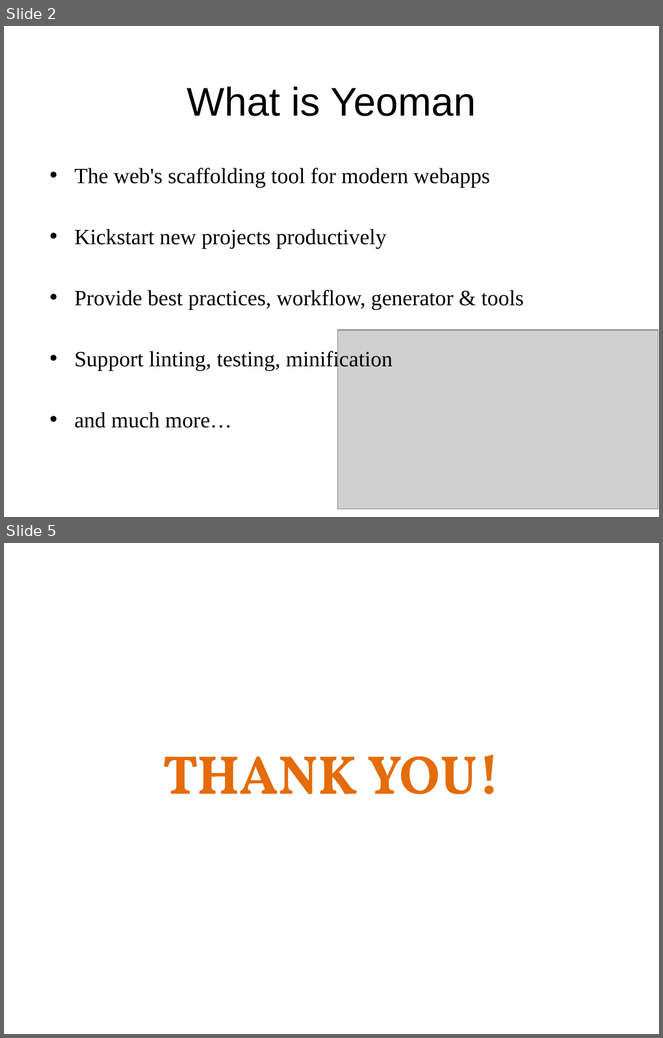
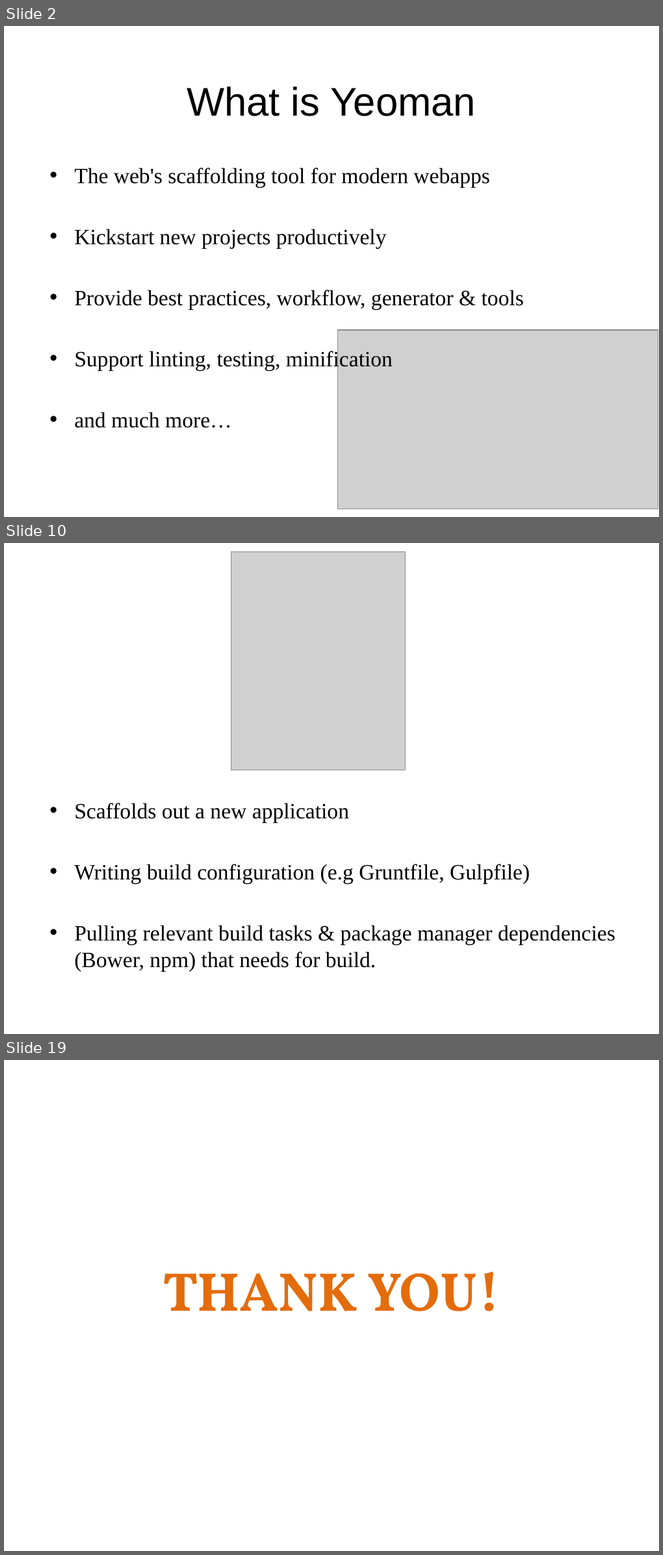
Before and after one commit to sonvq-qsoftvn/angularjs-training, a slide deck: QS_Training_AngularJS_Yeoman, Grunt, Gulp - SonVQ.pptx. Shown one above the other, each under a label of ours: slides 2 and 5 before the commit, slides 2, 10 and 19 after it; the slides between them are not shown. The pictures are 663x1038 and 663x1555 pixels, drawn with LibreOffice and Linux fonts; fonts in the diff are those of the drawing; grey boxes stand for pictures; background and template pictures are left out. Boxes give left, top, right and bottom in pixels: in the first picture for what was removed or moved away, otherwise in the second. Text is boxed around its words. In the diff, an @@ line names an element or a change of style, - is before the commit and + after.

```diff
--- a/QS_Training_AngularJS_Yeoman, Grunt, Gulp - SonVQ.pptx
+++ b/QS_Training_AngularJS_Yeoman, Grunt, Gulp - SonVQ.pptx
@@ slide 10 added at [4, 543, 659, 1034], background picture (left out) @@
@@ picture added at [231, 551, 406, 770] @@
@@ text added at [74, 803, 616, 971], 24 pt, text #000000 @@
+• Scaffolds out a new application
+• Writing build configuration (e.g Gruntfile, Gulpfile)
+• Pulling relevant build tasks & package manager dependencies (Bower, npm) that needs for build.
@@ what was slide 5 is now slide 19 @@
```
Also in this commit, not shown: 2 slides changed, 14 other slides added, 1 slide removed, 4 other files.
